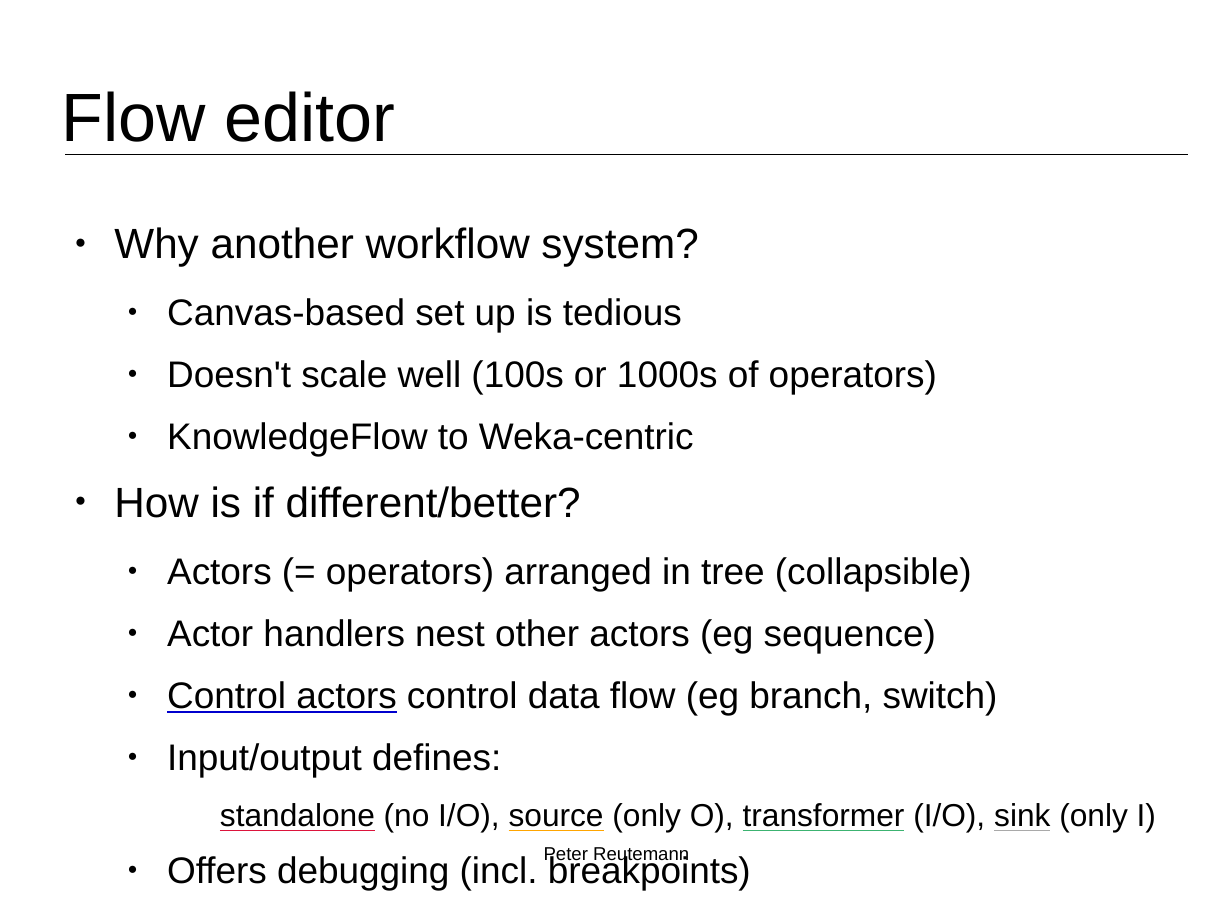
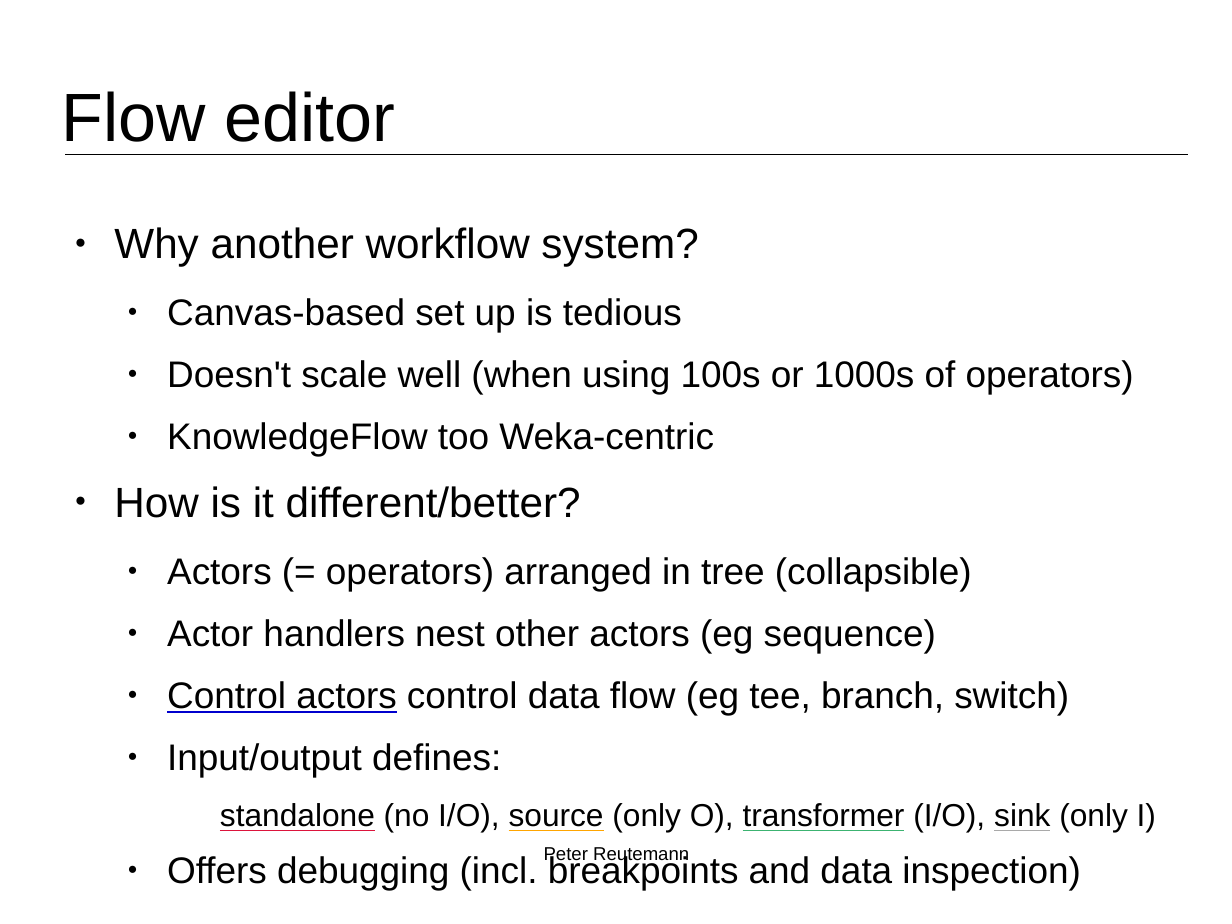
Before and after one commit to fracpete/weka-user-conference-2021, a slide deck: slide 6 of adams/adams.odp (slide 5 before the commit). Drawn at 1232x924 pixels with LibreOffice and Linux fonts; fonts in the diff are those of the drawing; background and template pictures are left out. Boxes give left, top, right and bottom in pixels: in the first picture for what was removed or moved away, otherwise in the second. Text is boxed around its words. In the diff, an @@ line names an element or a change of style, - is before the commit and + after.

```diff
--- a/adams/adams.odp
+++ b/adams/adams.odp
@@ text at bbox=[114, 360, 1134, 518]: text changed @@
-  ● Doesn't scale well (100s or 1000s of operators)
-  ● KnowledgeFlow to Weka-centric
-● How is if different/better?
+  ● Doesn't scale well (when using 100s or 1000s of operators)
+  ● KnowledgeFlow too Weka-centric
+● How is it different/better?
@@ text at bbox=[167, 681, 1069, 715]: text changed @@
-  ● Control actors control data flow (eg branch, switch)
+  ● Control actors control data flow (eg tee, branch, switch)
@@ text at bbox=[167, 854, 1080, 890]: text changed @@
-  ● Offers debugging (incl. breakpoints)
+  ● Offers debugging (incl. breakpoints and data inspection)
```
Also in this commit, not shown: 4 other slides changed, 1 slide added, 5 other files.
